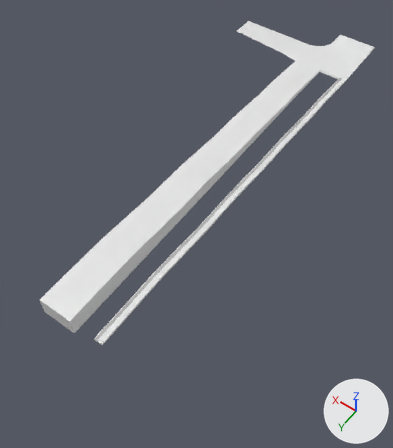
Before and after pictures for a commit that changed the OBJ model Assets/middleramp.obj.
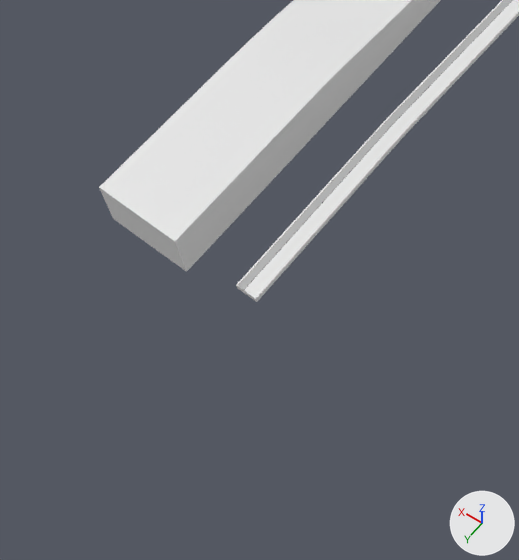
There are two pictures of each version: one whole from a camera (50 mm lens) standing at (-51.9, 102.8, 85.9) and looking at (-9.0, 42.7, -8.6), one close up on the part from 0% to 53% of the width and 50% to 100% of the height. Every picture has the same lights, and +X, +Y and +Z are marked at lower right. Where no turn or scale is listed for an object, it has been applied to the vertices.

In view in the first close-up: 'Cube.005_Cube.006', 'Cube.022_Cube.018'.
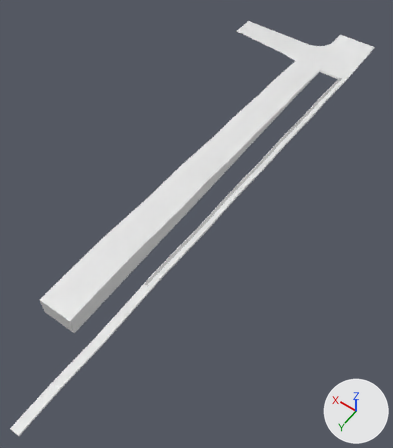
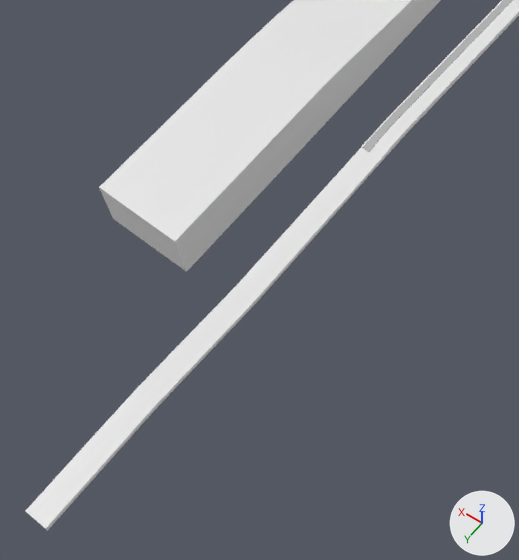
The change, as a diff of the scene's bpy script:
```diff
--- a/Assets/middleramp.obj.py
+++ b/Assets/middleramp.obj.py
@@ me_cube_022_cube_018 @@
 # used by ob_cube_022_cube_018; location = (0.0, 0.0, 0.0)
-me_cube_022_cube_018.from_pydata(...)  # 198 vertices, 192 faces; spans x -16.4..-14.7, y -12.3..79.7, z -1.3..3.5
+me_cube_022_cube_018.from_pydata(...)  # 242 vertices, 236 faces, 2 loose edges; spans x -16.4..-14.7, y -12.3..97.8, z -1.3..4.1
+# me_cube_022_cube_018 part 1
+# 2 vertices are removed from x -15.4..-14.8, y 79.7, z 3.0..3.5
+# 8 faces are deleted
+# 7 vertices in x -14.8..-14.7, y 79.7, z 3.5 move by (0.0, -13.8, 0.0)
+# 2 vertices move from x -16.4..-15.4, y 79.7, z 3.5 to x -16.4..-15.4, y 65.4, z 3.5
+# 26 vertices are added at x -16.4..-14.7, y 65.4..88.8, z 3.0..4.1
+# 7 new vertices lie (0.0, 0.8, 0.0) away from vertices in x -14.8..-14.7, y 79.7, z 3.5
+# 7 new vertices lie (0.0, 9.0, 0.0) away from vertices in x -16.4..-14.7, y 88.8, z 3.8..4.1
+# 6 new vertices lie (0.0, -13.0, 0.0) away from vertices in x -16.4..-14.7, y 79.7, z 3.0..3.4
+# 2 loose edges are added
+# 5 new faces join them, mat_material_003 (white #e7e7e7)
+# 6 new faces join them, mat_material_004 (black #383838)
+# 7 new faces join them, mat_material_010 (white #e7e7e7)
+# 32 new faces join them, mat_concreteslab (white #e7e7e7)
+# 2 new faces join them, mat_material_017 (grey #b1b1b1)
 me_cube_022_cube_018.materials.append(mat_material_004)
@@ me_cube_022_cube_018 @@
 me_cube_022_cube_018.materials.append(mat_material_017)
+me_cube_022_cube_018.materials.append(mat_material_003)  # white #e7e7e7
```

What differs and where, as boxes [x1, y1, x2, y2] in the close-ups (519 x 560 px):
'Cube.022_Cube.018', reshaped
    before: [236, 0, 519, 302]
    after: [26, 0, 519, 531]
part 1 of me_cube_022_cube_018, built on
    before: [236, 143, 392, 302]
    after: [26, 143, 392, 531]
